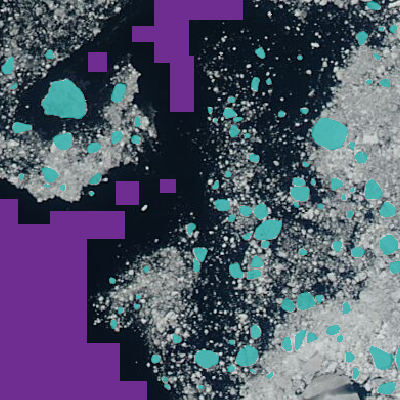
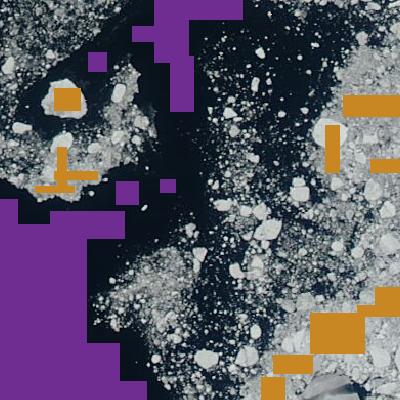
Layers edited between the first and the second (400, 400) image:
added layer "ice samples" (2nd of 2) above "water samples" over <box>35,88,400,400</box>
hid "ice floes" (2nd of 2) over <box>2,1,400,394</box>
